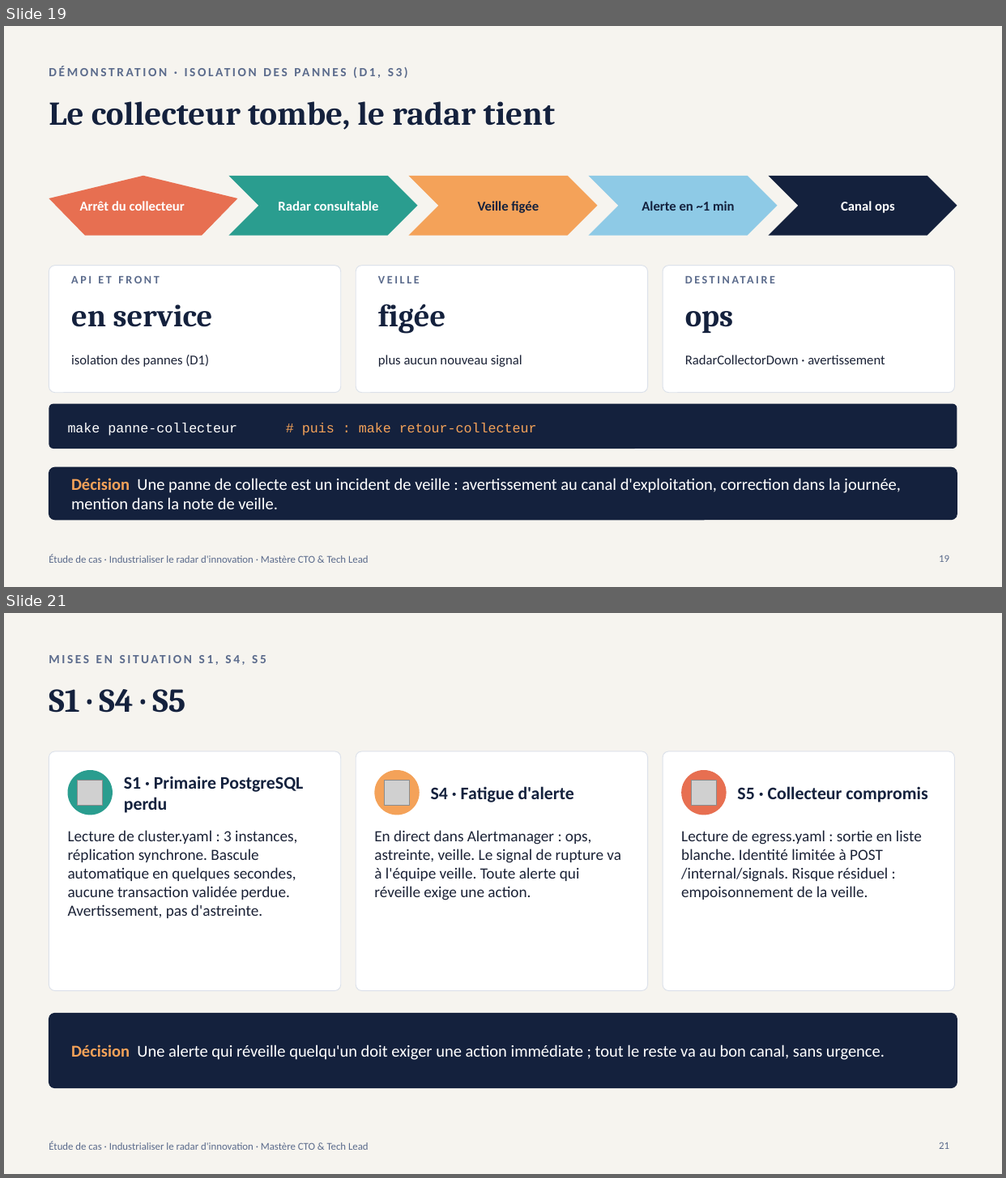
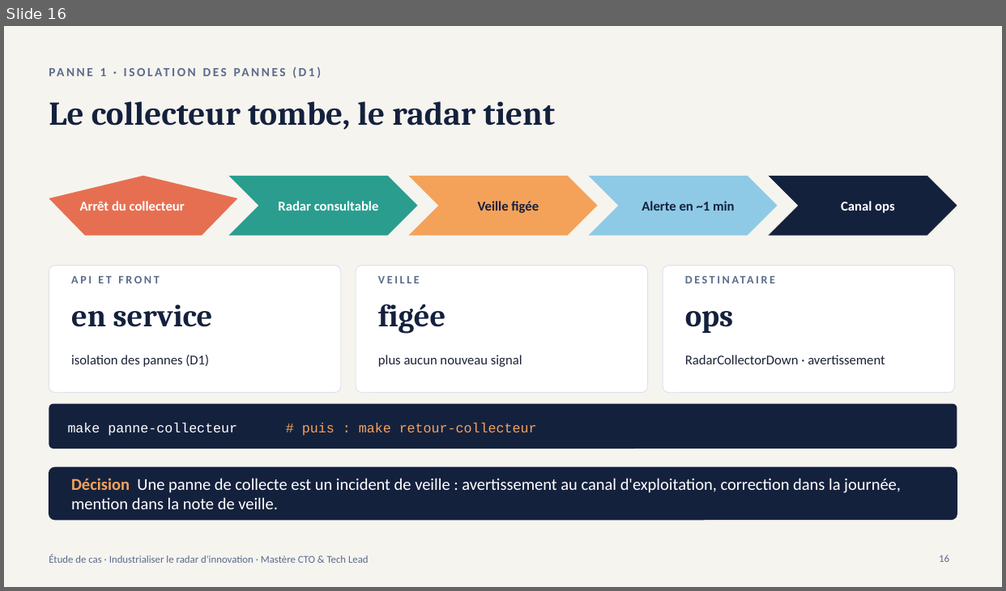
Before and after one commit to nderhore/radar-veille-ia-kubernetes, a slide deck: 03_slides-etude-de-cas.pptx. Shown one above the other, each under a label of ours: slides 19 and 21 before the commit, slide 16 after it; the slides between them are not shown. The pictures are 1006x1178 and 1006x591 pixels, drawn with LibreOffice and Linux fonts; fonts in the diff are those of the drawing; grey boxes stand for pictures. Boxes give left, top, right and bottom in pixels: in the first picture for what was removed or moved away, otherwise in the second. Text is boxed around its words. In the diff, an @@ line names an element or a change of style, - is before the commit and + after.

```diff
--- a/03_slides-etude-de-cas.pptx
+++ b/03_slides-etude-de-cas.pptx
@@ slide 21 removed at (x1=4, y1=613, x2=1002, y2=1174), background #F6F4EF; not listed: 1 template element that a slide beside it also shows @@
@@ title removed at (x1=49, y1=669, x2=957, y2=729) @@
-S1 · S4 · S5
@@ text removed at (x1=49, y1=689, x2=185, y2=713) @@
-MISES EN SITUATION S1, S4, S5
@@ rounded rectangle removed at (x1=49, y1=752, x2=341, y2=991) @@
@@ rounded rectangle removed at (x1=356, y1=752, x2=648, y2=991) @@
@@ rounded rectangle removed at (x1=663, y1=752, x2=955, y2=991) @@
@@ ellipse removed at (x1=68, y1=770, x2=113, y2=815) @@
@@ picture removed at (x1=78, y1=780, x2=103, y2=806) @@
@@ text removed at (x1=124, y1=776, x2=303, y2=813) @@
-S1 · Primaire PostgreSQL perdu
@@ ellipse removed at (x1=374, y1=770, x2=420, y2=815) @@
@@ picture removed at (x1=385, y1=780, x2=410, y2=806) @@
@@ ellipse removed at (x1=681, y1=770, x2=727, y2=815) @@
@@ picture removed at (x1=691, y1=780, x2=717, y2=806) @@
@@ text removed at (x1=431, y1=786, x2=574, y2=803) @@
-S4 · Fatigue d'alerte
@@ text removed at (x1=737, y1=786, x2=927, y2=803) @@
-S5 · Collecteur compromis
@@ text removed at (x1=68, y1=830, x2=297, y2=918) @@
-Lecture de cluster.yaml : 3 instances, réplication synchrone. Bascule automatique en quelques secondes, aucune transaction validée perdue. Avertissement, pas d'astreinte.
@@ text removed at (x1=374, y1=830, x2=621, y2=901) @@
-En direct dans Alertmanager : ops, astreinte, veille. Le signal de rupture va à l'équipe veille. Toute alerte qui réveille exige une action.
@@ text removed at (x1=681, y1=830, x2=922, y2=900) @@
-Lecture de egress.yaml : sortie en liste blanche. Identité limitée à POST /internal/signals. Risque résiduel : empoisonnement de la veille.
@@ rounded rectangle removed at (x1=49, y1=1013, x2=957, y2=1088) @@
@@ text removed at (x1=71, y1=1045, x2=884, y2=1060) @@
-Décision Une alerte qui réveille quelqu'un doit exiger une action immédiate ; tout le reste va au bon canal, sans urgence.
@@ page number removed at (x1=939, y1=1142, x2=949, y2=1149) @@
-21
@@ what was slide 19 is now slide 16 @@
@@ slide 16 changed as well @@
@@ text at (x1=100, y1=68, x2=107, y2=76): text changed @@
-DÉMONSTRATION · ISOLATION DES PANNES (D1, S3)
+PANNE 1 · ISOLATION DES PANNES (D1)
@@ page number at (x1=939, y1=555, x2=949, y2=562): text changed @@
-19
+16
```
Also in this commit, not shown: 13 other slides changed, 7 slides added, 7 other slides removed, 5 other files.
